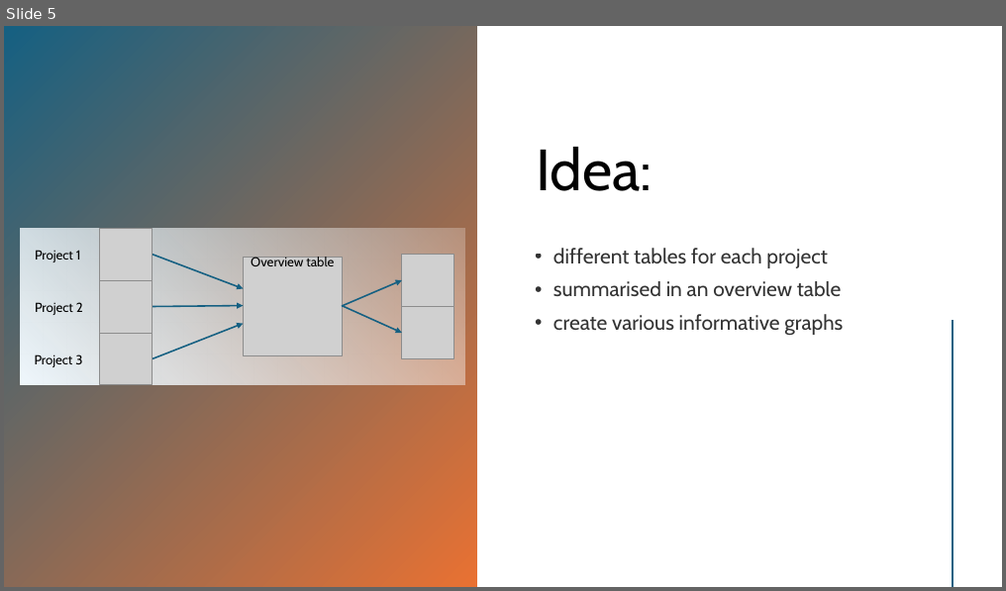
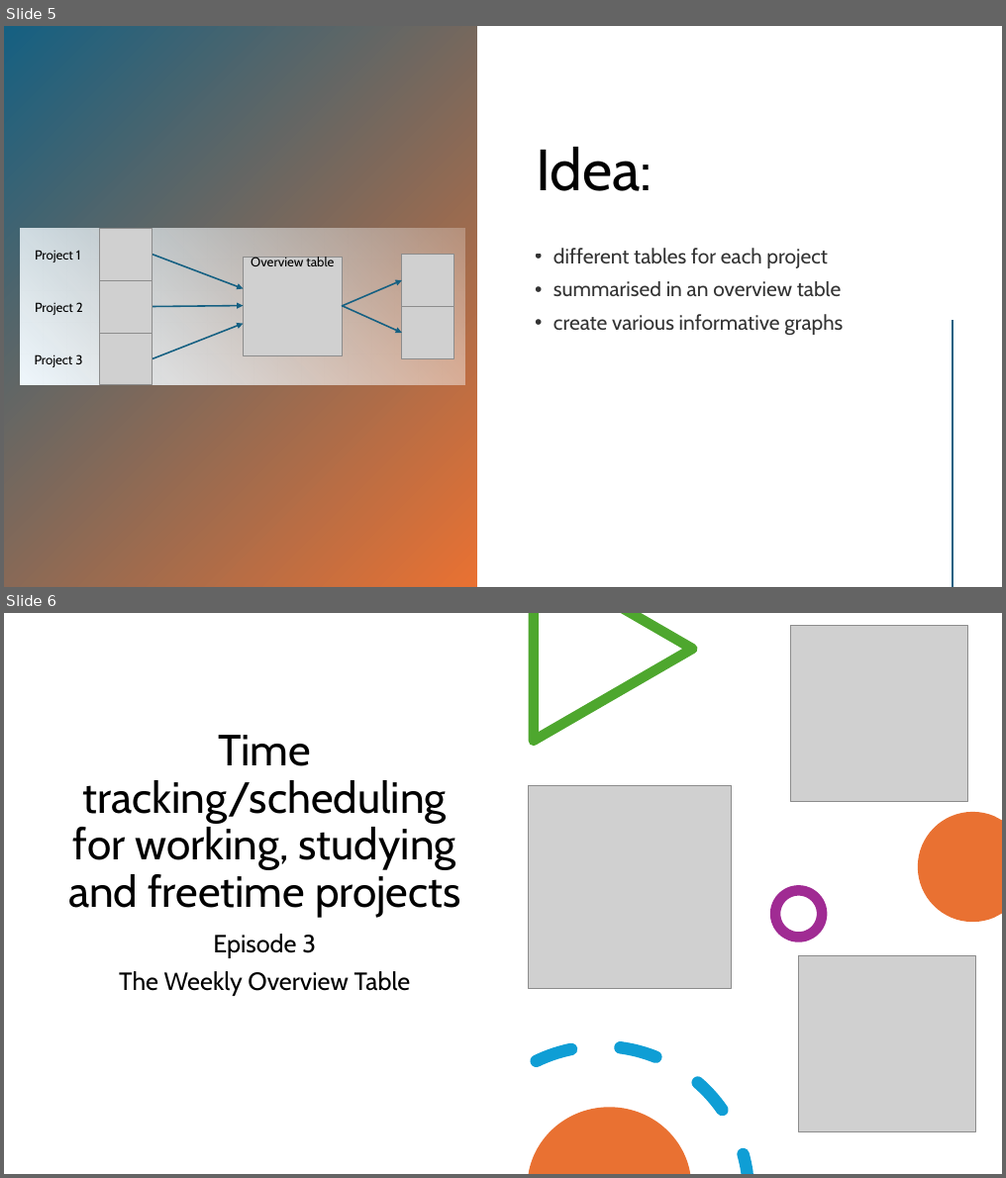
Before and after one commit to MaxWeinhold/Excel_Time_Tracker, a slide deck: Time tracking.pptx. Shown one above the other, each under a label of ours: slide 5 before the commit, slides 5 and 6 after it. The pictures are 1006x591 and 1006x1178 pixels, drawn with LibreOffice and Linux fonts; fonts in the diff are those of the drawing; grey boxes stand for pictures. Boxes give left, top, right and bottom in pixels: in the first picture for what was removed or moved away, otherwise in the second. Text is boxed around its words. In the diff, an @@ line names an element or a change of style, - is before the commit and + after.

Commit message:
Episode3

```diff
--- a/Time tracking.pptx
+++ b/Time tracking.pptx
@@ slide 6 added at (x1=4, y1=613, x2=1002, y2=1174), background #FFFFFF @@
@@ freeform shape added at (x1=529, y1=613, x2=698, y2=746), fill #4EA72E @@
@@ picture added at (x1=791, y1=625, x2=967, y2=802) @@
@@ title added at (x1=68, y1=735, x2=461, y2=918), 42 pt, text #000000 @@
+Time tracking/scheduling for working, studying and freetime projects
@@ picture added at (x1=529, y1=785, x2=732, y2=988) @@
@@ freeform shape added at (x1=918, y1=812, x2=1002, y2=922), fill #E97132 @@
@@ ellipse added at (x1=776, y1=891, x2=823, y2=937), outline #A02B93 10 pt @@
@@ subtitle added at (x1=119, y1=934, x2=411, y2=996), 24 pt, text #000000 @@
+Episode 3
+The Weekly Overview Table
@@ picture added at (x1=799, y1=956, x2=976, y2=1133) @@
@@ freeform shape added at (x1=529, y1=999, x2=756, y2=1174), fill #0F9ED5 @@
@@ freeform shape added at (x1=529, y1=1107, x2=690, y2=1174), fill #E97132 @@
```
Also in this commit, not shown: 2 other slides added, 1 other file.
